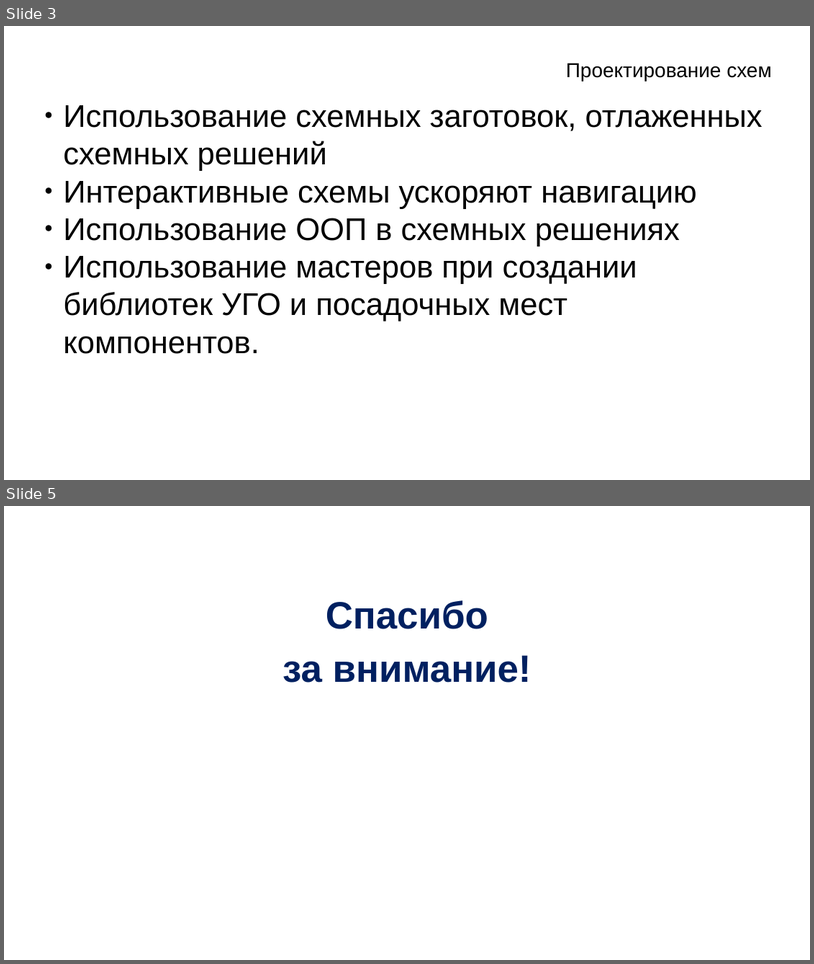
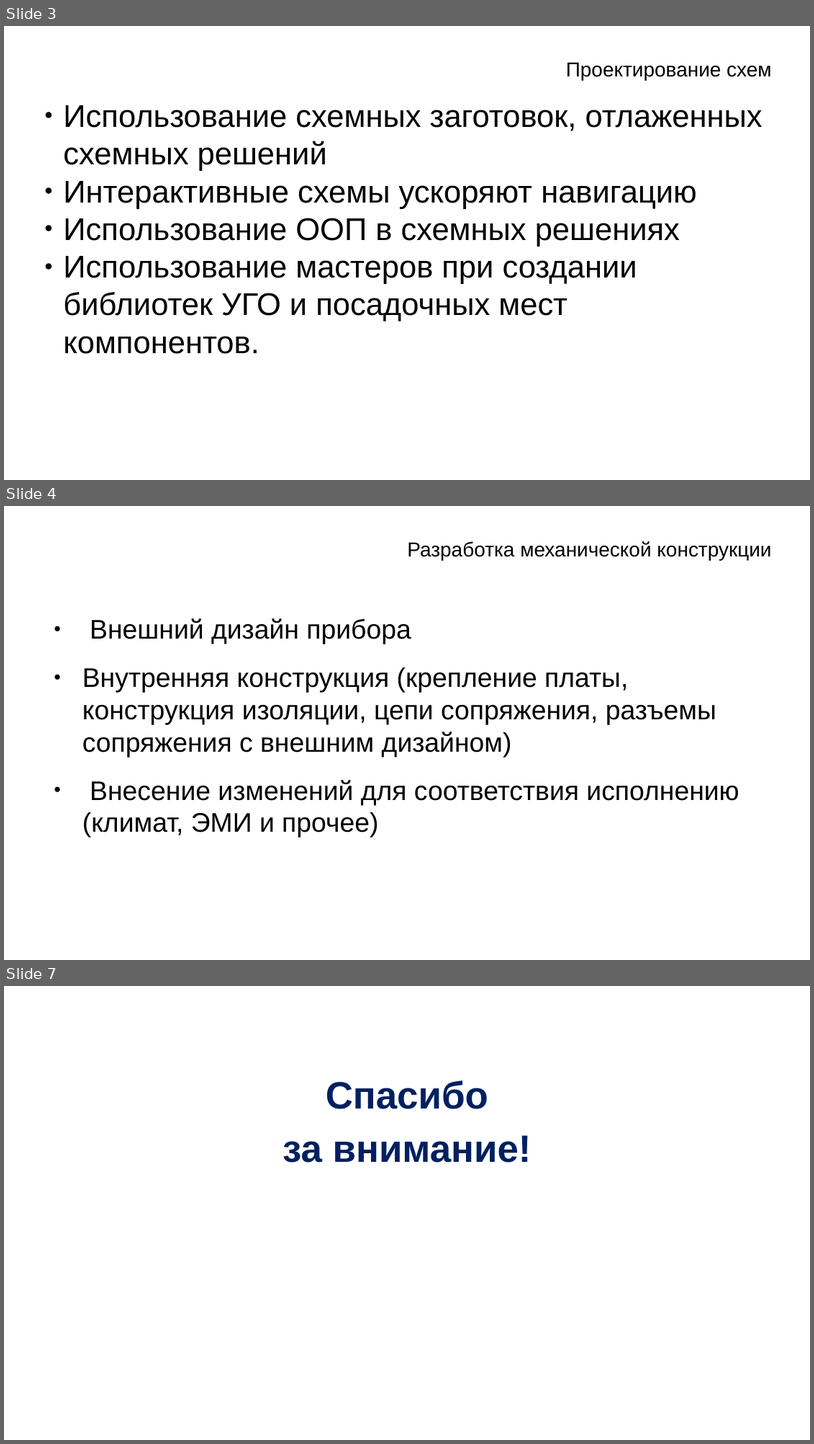
Before and after one commit to zolotarev88/conferencial, a slide deck: 10.12.19.pptx. Shown one above the other, each under a label of ours: slides 3 and 5 before the commit, slides 3, 4 and 7 after it; the slides between them are not shown. The pictures are 814x964 and 814x1444 pixels, drawn with LibreOffice and Linux fonts; fonts in the diff are those of the drawing; background and template pictures are left out. Boxes give left, top, right and bottom in pixels: in the first picture for what was removed or moved away, otherwise in the second. Text is boxed around its words. In the diff, an @@ line names an element or a change of style, - is before the commit and + after.

```diff
--- a/10.12.19.pptx
+++ b/10.12.19.pptx
@@ slide 4 added at [4, 506, 810, 960], background picture (left out) @@
@@ text added at [407, 541, 772, 561], 18 pt, text #000000 @@
+Разработка механической конструкции
@@ text added at [82, 618, 739, 837], 24 pt, text #000000 @@
+● Внешний дизайн прибора
+● Внутренняя конструкция (крепление платы, конструкция изоляции, цепи сопряжения, разъемы сопряжения с внешним дизайном)
+● Внесение изменений для соответствия исполнению (климат, ЭМИ и прочее)
@@ what was slide 5 is now slide 7 @@
```
Also in this commit, not shown: 2 other slides added, 1 slide removed.
